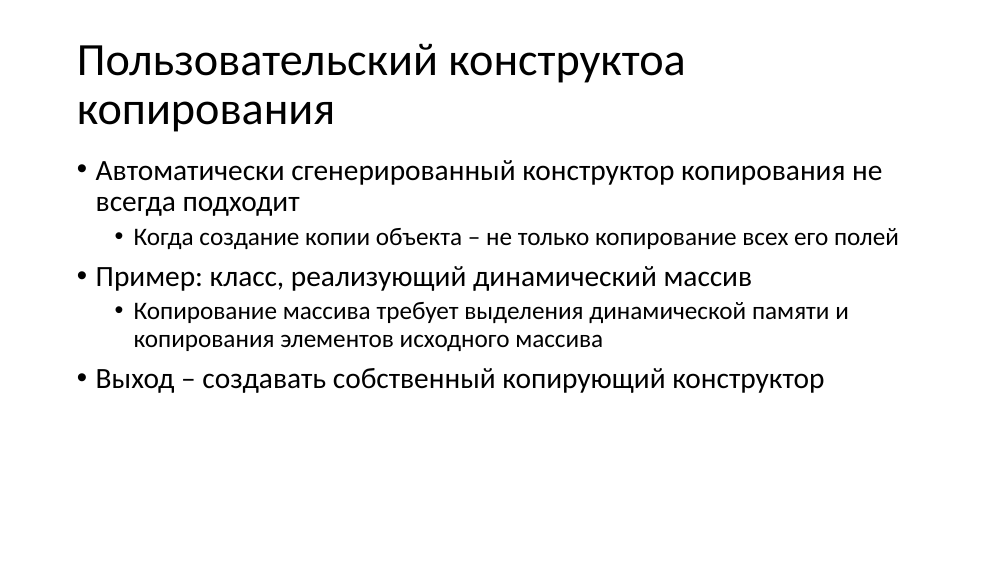
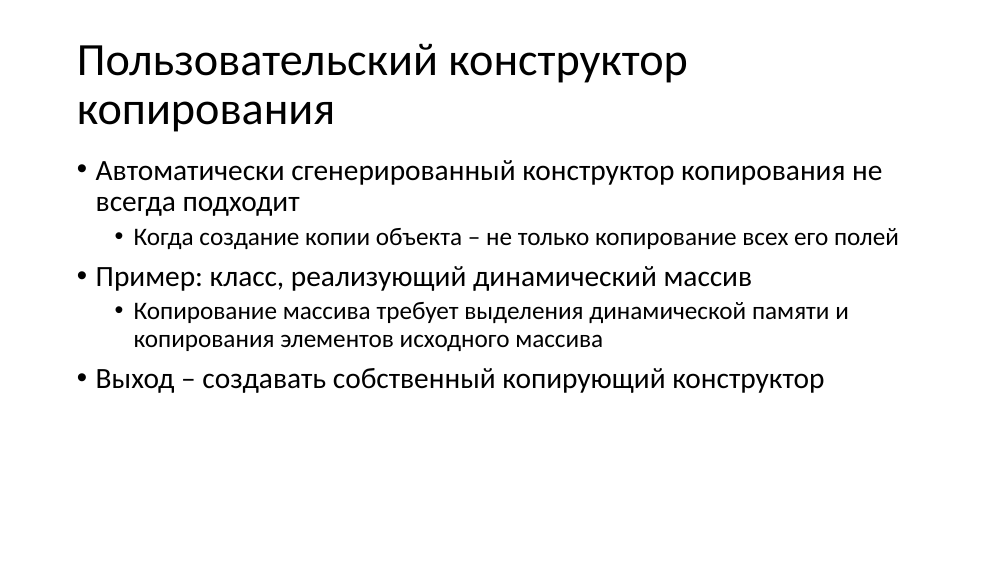
Before and after one commit to alexey-malov/oop, a slide deck: slide 117 of lectures/02/Основы ООП.pptx. Drawn at 1008x567 pixels with LibreOffice and Linux fonts; fonts in the diff are those of the drawing. Boxes give left, top, right and bottom in pixels: in the first picture for what was removed or moved away, otherwise in the second. Text is boxed around its words. In the diff, an @@ line names an element or a change of style, - is before the commit and + after.

```diff
--- a/lectures/02/Основы ООП.pptx
+++ b/lectures/02/Основы ООП.pptx
@@ title at (77,43,687,132): text changed @@
-Пользовательский конструктоа копирования
+Пользовательский конструктор копирования
```
Also in this commit, not shown: 1 other slide changed, 1 slide removed, 9 other files.
